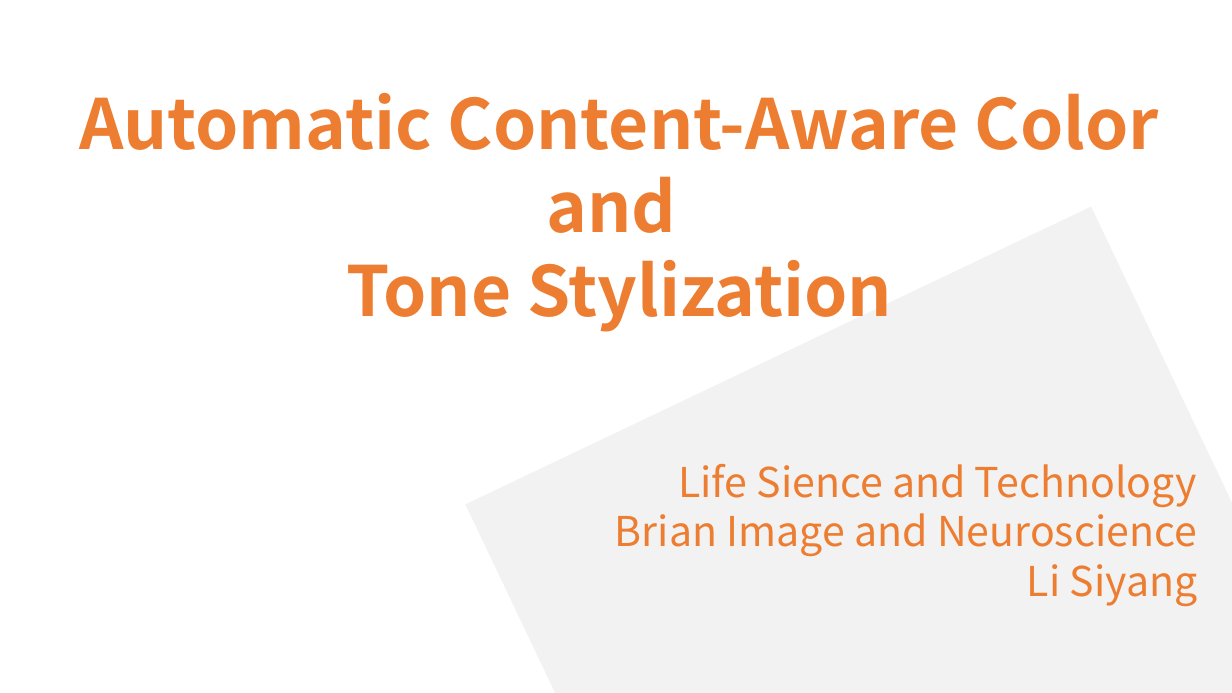
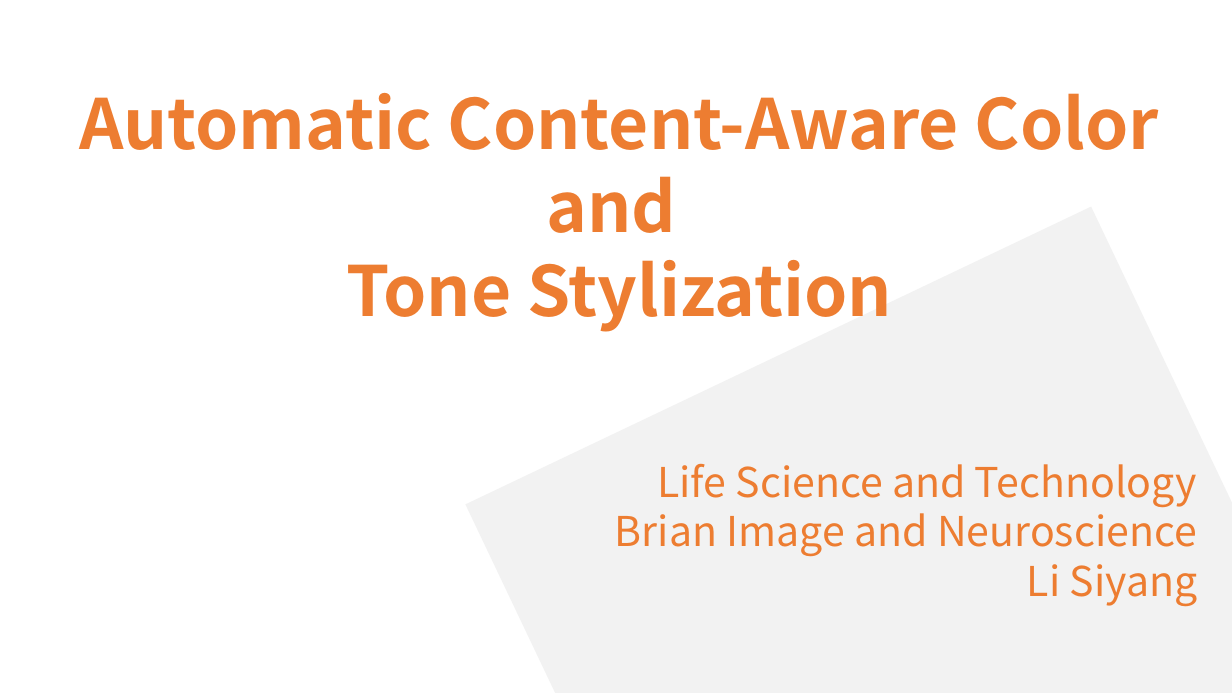
Before and after one commit to lsyoath/sheepy, a slide deck: slide 1 of ComputerVision.pptx. Drawn at 1232x693 pixels with LibreOffice and Linux fonts; fonts in the diff are those of the drawing. Boxes give left, top, right and bottom in pixels: in the first picture for what was removed or moved away, otherwise in the second. Text is boxed around its words. In the diff, an @@ line names an element or a change of style, - is before the commit and + after.

```diff
--- a/ComputerVision.pptx
+++ b/ComputerVision.pptx
@@ text at (657, 464, 1197, 508): text changed @@
-Life Sience and Technology
+Life Science and Technology
```
Also in this commit, not shown: 1 other slide changed, 6 slides added.
